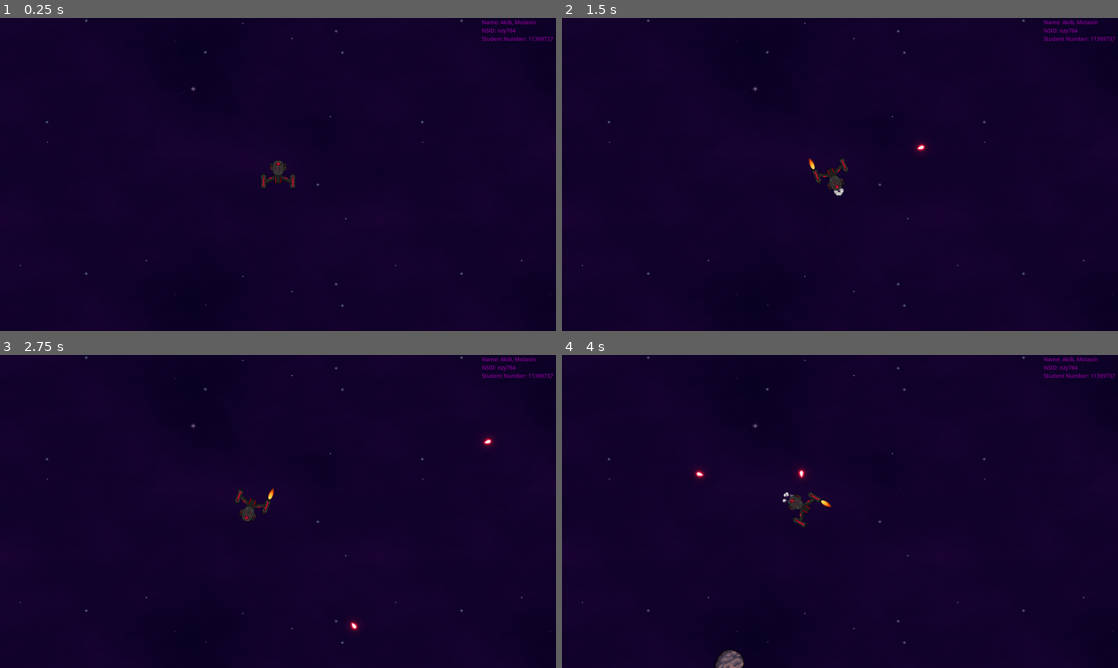
Above: before the commit, frames 1-4 (two rows, left to right).
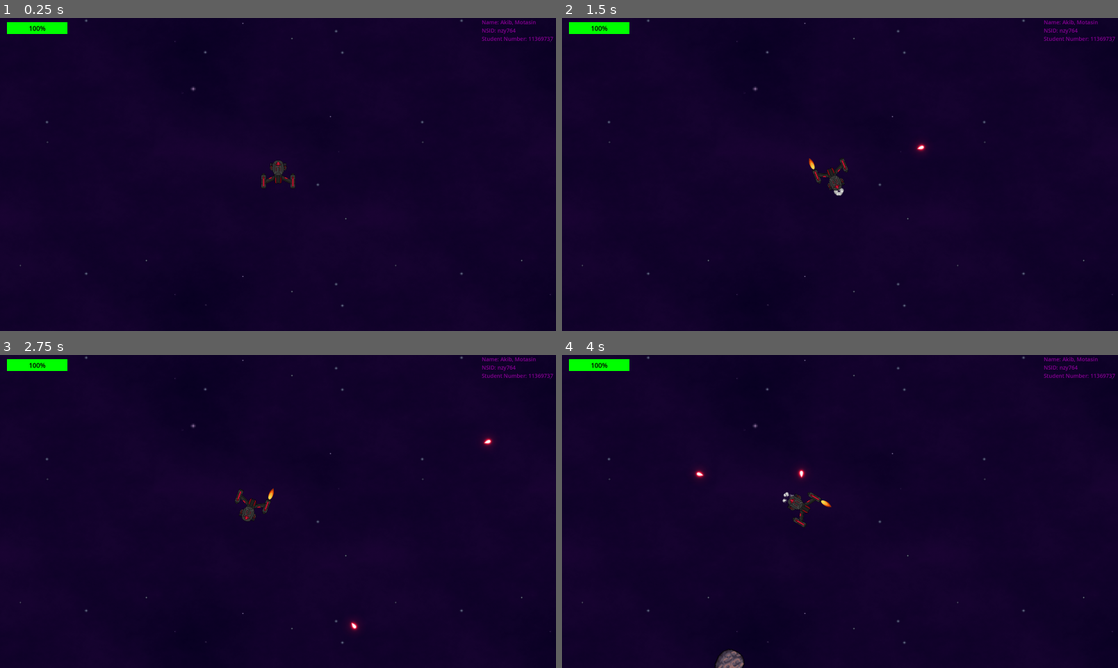
Above: after the commit, the same moments.

Repository: Akib306/Astroids_Arcade_Game
Game: Godot game, scene res://Root.tscn
Two runs of this game, one before a commit and one after it. Both use one fixed random seed, a clock stepped at 60 frames per second and the inputs below.
Inputs:
- Up to frame 1 (0.25 s): no input
- Up to frame 2 (1.5 s): tap Enter at 0.5 s; hold Right (ui_right) 0.53-1.28 s; tap Space (ui_select) at 0.77 s; hold Left (ui_left) from 1.28 s (still down)
- Up to frame 3 (2.75 s): tap Space (ui_select) at 1.52 s; release Left (ui_left) at 2.03 s; hold Right (ui_right) from 2.03 s (still down)
- Up to frame 4 (4 s): tap Space (ui_select) at 3.02, 3.77 s; release Right (ui_right) at 3.53 s; hold Left (ui_left) from 3.53 s (still down)

The runs differ from the first frame. In frame 1, 0.4% of the frame differs, in the area x 1-13%, y 1-6%; in frame 2, 0.4%; in frame 3, 0.4%; in frame 4, 0.4%.

Commit message:
Added feature: In the top left corner of the screen is a healthbar. The healthbar decreases when an asteroid hits the player ship.

Diff:
--- a/Root.tscn
+++ b/Root.tscn
@@ -1,8 +1,16 @@
-[gd_scene load_steps=4 format=3 uid="uid://ddwxljg0r32n1"]
+[gd_scene load_steps=7 format=3 uid="uid://ddwxljg0r32n1"]
 
 [ext_resource type="Texture2D" uid="uid://diud1fggpmjc7" path="res://Assets/back_2.png" id="1_eaxpp"]
 [ext_resource type="PackedScene" uid="uid://dm3k8fek8io8h" path="res://player.tscn" id="2_r77ir"]
 [ext_resource type="Script" path="res://asteroid_spawn_manager.gd" id="3_qf26e"]
+
+[sub_resource type="Theme" id="Theme_ujjtb"]
+
+[sub_resource type="StyleBoxFlat" id="StyleBoxFlat_btktm"]
+bg_color = Color(1, 0, 0.0156863, 1)
+
+[sub_resource type="StyleBoxFlat" id="StyleBoxFlat_y6evr"]
+bg_color = Color(0, 1, 0, 1)
 
 [node name="Node2D" type="Node2D"]
 
@@ -47,3 +55,21 @@
 
 [node name="AsteroidSpawnManager" type="Node2D" parent="."]
 script = ExtResource("3_qf26e")
+
+[node name="Control" type="Control" parent="."]
+layout_mode = 3
+anchors_preset = 0
+offset_right = 40.0
+offset_bottom = 40.0
+theme = SubResource("Theme_ujjtb")
+
+[node name="HealthBar" type="ProgressBar" parent="Control"]
+layout_mode = 0
+offset_left = -1249.0
+offset_top = -701.0
+offset_right = -970.0
+offset_bottom = -646.0
+theme_override_colors/font_color = Color(0, 0, 0, 1)
+theme_override_font_sizes/font_size = 30
+theme_override_styles/background = SubResource("StyleBoxFlat_btktm")
+theme_override_styles/fill = SubResource("StyleBoxFlat_y6evr")
--- a/player.gd
+++ b/player.gd
@@ -7,6 +7,9 @@
 @export var velocity = Vector2.ZERO
 @export var bullet_recoil := 50  # Force applied to ship when firing a bullet
 @export var max_velocity := 200  # Maximum velocity of the player's ship
+@export var max_health := 100  # Maximum health of the player's ship
+
+var health := max_health  # Current health of the player's ship
 
 # Flags to track if animations are playing
 var warp_animation_playing = false
@@ -54,6 +57,10 @@
 	# Handle firing bullets when SPACEBAR is pressed
 	if Input.is_action_just_pressed("ui_select"):  # ui_select is mapped to SPACEBAR by default
 		fire_bullet()
+
+	# Update health bar value
+	$"../Control/HealthBar".value = health
+
 
 func _physics_process(delta: float) -> void:
 	# writing to roation
@@ -168,6 +175,14 @@
 
 func _on_player_area_entered(area: Area2D) -> void:
 	if area is asteroid:
+		# Reduce health
+		health -= 20
+		if health < 0:
+			health = 0
+
+		# Update the health bar
+		$"../Control/HealthBar".value = health
+
 		# Play CollisionSparks animation
 		if not sparks_animation_playing:
 			sparks_animation_playing = true
